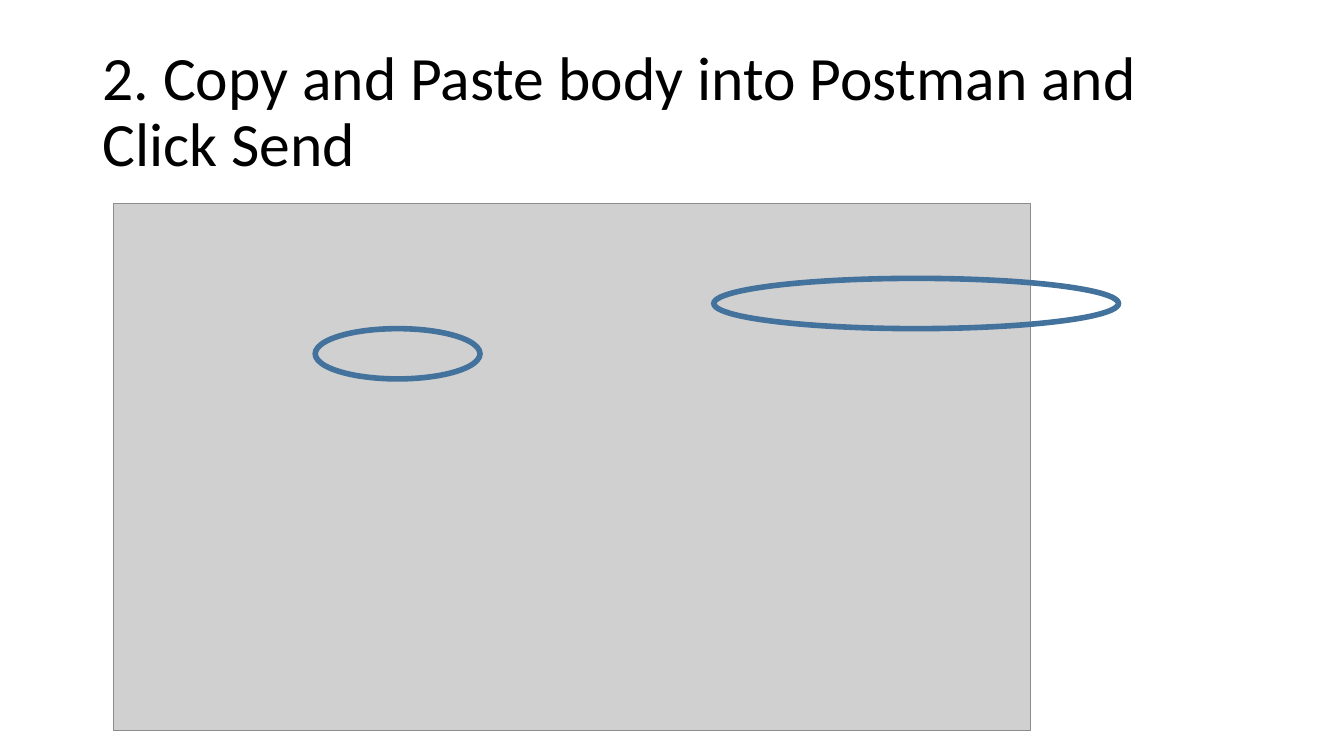
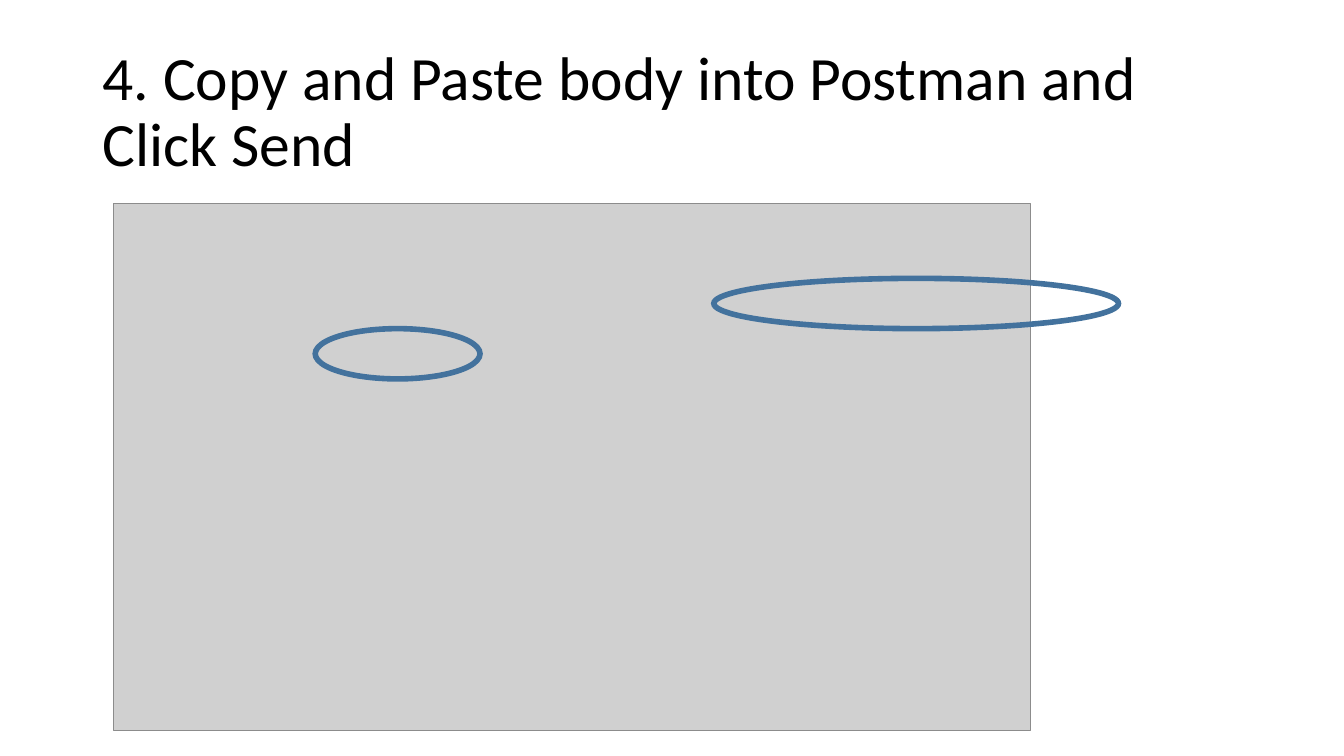
Before and after one commit to Healthedata1/Manual_Examples, a slide deck: slide 4 of Manual POST to Server.pptx (slide 2 before the commit). Drawn at 1344x756 pixels with LibreOffice and Linux fonts; fonts in the diff are those of the drawing; grey boxes stand for pictures. Boxes give left, top, right and bottom in pixels: in the first picture for what was removed or moved away, otherwise in the second. Text is boxed around its words. In the diff, an @@ line names an element or a change of style, - is before the commit and + after.

```diff
--- a/Manual POST to Server.pptx
+++ b/Manual POST to Server.pptx
@@ title at [102, 57, 1135, 167]: text changed @@
-2. Copy and Paste body into Postman and Click Send
+4. Copy and Paste body into Postman and Click Send
```
Also in this commit, not shown: 2 other slides changed, 7 slides added.
